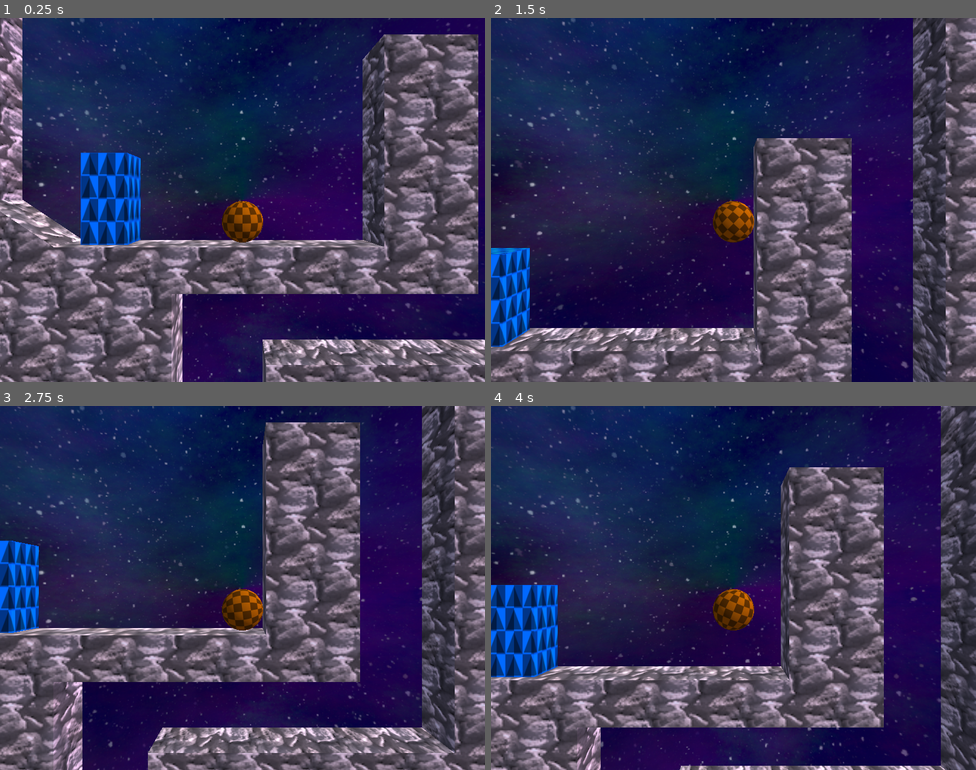
Above: before the commit, frames 1-4 (two rows, left to right).
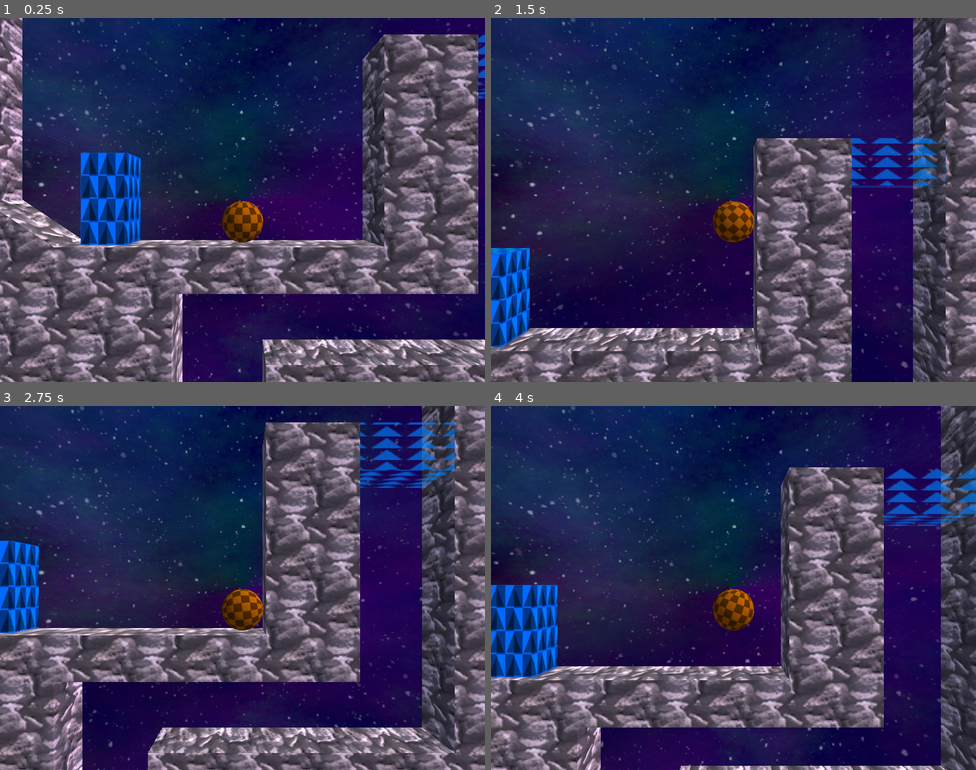
Above: after the commit, the same moments.

Repository: tomas7770/puzzle-ball
Game: Godot game, scene res://Scenes/Levels/Level3/Level3.tscn
Two runs of this game, one before a commit and one after it. Both use one fixed random seed, a clock stepped at 60 frames per second and the inputs below. This scene is started directly instead of the project's main scene.
Inputs (mouse positions are in pixels of both pictures, inside the frame that each line leads up to):
- Up to frame 1 (0.25 s): no input
- Up to frame 2 (1.5 s): tap Enter at 0.5 s; move the mouse to (840, 181) at 0.52 s; hold Right (plr1_right) 0.53-1.25 s; hold E (plr1_interact) 0.53-1.25 s; click (840, 181) at 0.67 s; tap Space (plr1_jump) at 0.77 s; drag from (636, 218) to (709, 272) at 1.27 s
- Up to frame 3 (2.75 s): move the mouse to (291, 507) at 2.02 s; hold Right (plr1_right) from 2.03 s (still down); hold E (plr1_interact) from 2.03 s (still down)
- Up to frame 4 (4 s): release Right (plr1_right) at 2.75 s; release E (plr1_interact) at 2.75 s; drag from (709, 660) to (588, 533) at 2.77 s; move the mouse to (879, 642) at 3.52 s; hold Left (plr1_left) from 3.53 s (still down); hold E (plr1_interact) from 3.53 s (still down); tap Space (plr1_jump) at 3.77 s

The runs differ from the first frame. In frame 1, 0.1% of the frame differs, in the area x 98-100%, y 4-23%; in frame 2, 1.2%; in frame 3, 1.5%, in the area x 74-94%, y 4-23%; in frame 4, 1.4%.

Commit message:
Level3: add blue forcefield at start
Make it obvious that the blue block should stay in the start area

Diff:
--- a/Scenes/Levels/Level3/Level3.tscn
+++ b/Scenes/Levels/Level3/Level3.tscn
@@ -15,6 +15,7 @@
 [ext_resource path="res://textures/GrayDoor.tres" type="Material" id=13]
 [ext_resource path="res://textures/GrayBlock.tres" type="Material" id=14]
 [ext_resource path="res://Scenes/DefaultLight/DefaultLight.tscn" type="PackedScene" id=15]
+[ext_resource path="res://textures/BlueForceField.tres" type="Material" id=16]
 
 [sub_resource type="BoxShape" id=151]
 extents = Vector3( 1, 2.5, 1 )
@@ -34,6 +35,13 @@
 
 [sub_resource type="CubeMesh" id=154]
 material = ExtResource( 10 )
+
+[sub_resource type="BoxShape" id=179]
+extents = Vector3( 2, 1, 1 )
+
+[sub_resource type="CubeMesh" id=180]
+material = ExtResource( 16 )
+size = Vector3( 4, 2, 2 )
 
 [sub_resource type="BoxShape" id=78]
 extents = Vector3( 1, 0.75, 0.75 )
@@ -173,6 +181,17 @@
 [node name="MeshInstance" type="MeshInstance" parent="GrayForceField2"]
 mesh = SubResource( 154 )
 
+[node name="BlueForceField" type="StaticBody" parent="."]
+transform = Transform( 1, 0, 0, 0, 1, 0, 0, 0, 1, -8, 51, 0 )
+collision_layer = 8
+collision_mask = 8
+
+[node name="CollisionShape" type="CollisionShape" parent="BlueForceField"]
+shape = SubResource( 179 )
+
+[node name="MeshInstance" type="MeshInstance" parent="BlueForceField"]
+mesh = SubResource( 180 )
+
 [node name="GrayBlock" parent="." instance=ExtResource( 6 )]
 transform = Transform( 1, 0, 0, 0, 1, 0, 0, 0, 1, 0, 18, 0 )
 collision_layer = 5
@@ -189,6 +208,8 @@
 
 [node name="BlueBlock" parent="." instance=ExtResource( 6 )]
 transform = Transform( 1, 0, 0, 0, 1, 0, 0, 0, 1, -26, 45.25, 0 )
+collision_layer = 9
+collision_mask = 9
 mass = 0.1
 magnetized = false
 
Not shown: 1 places in Scenes/Levels/Level3/Level3.tscn that only renumber resources
